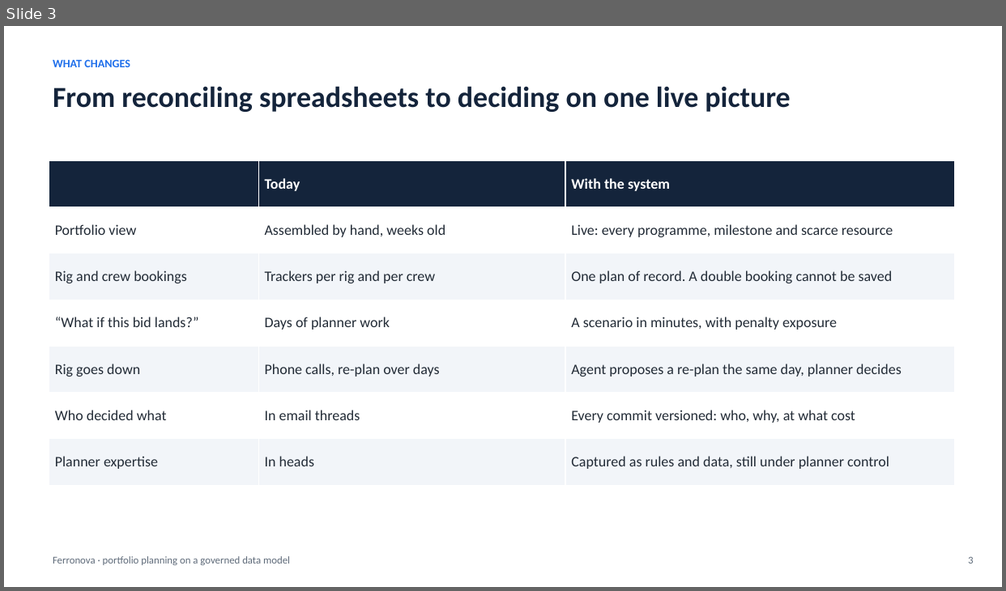
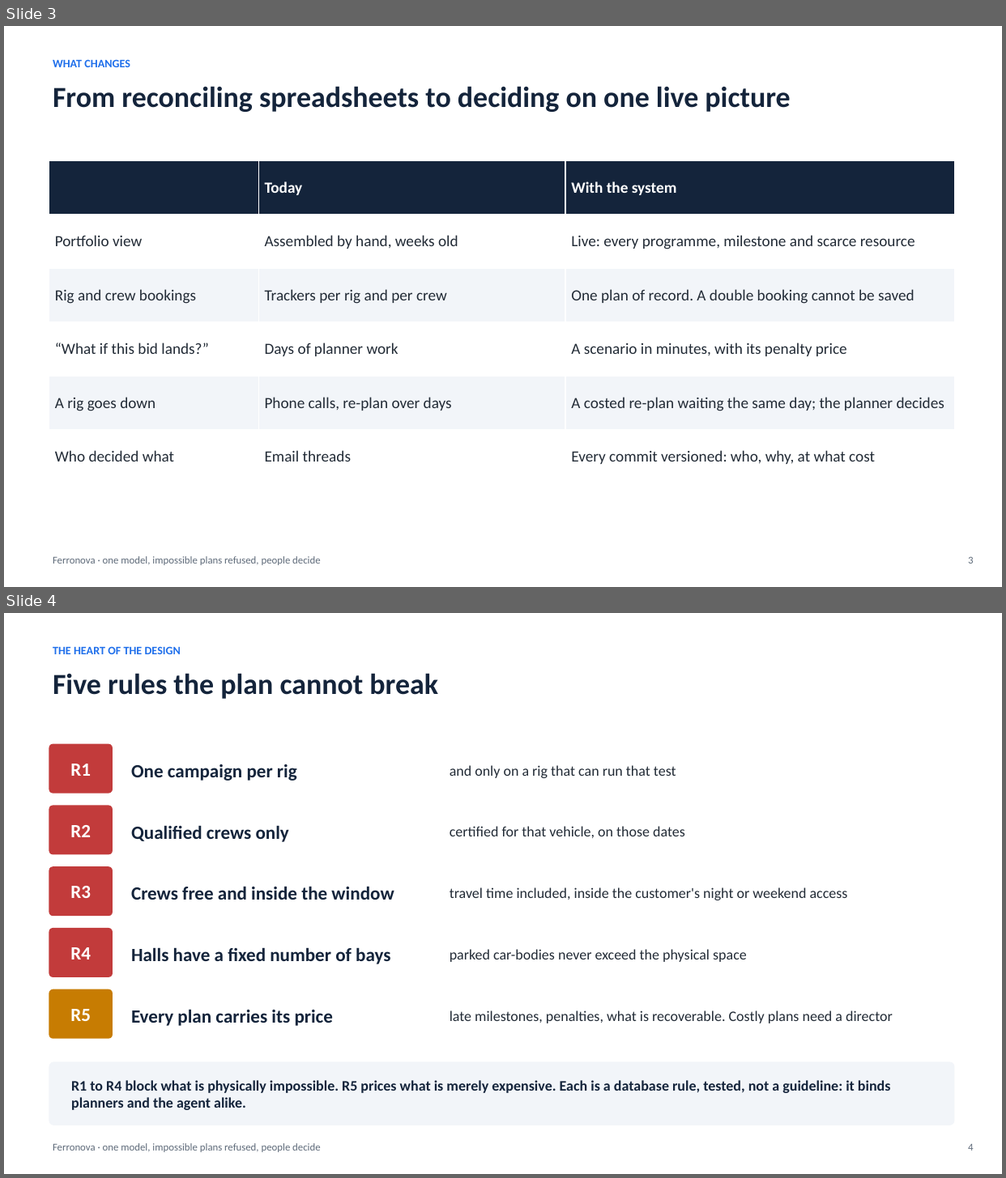
Before and after one commit to rpad300/ULTRA_IA_ASSISTANT, a slide deck: docs/ferronova-takehome/ferronova-pitch.pptx. Shown one above the other, each under a label of ours: slide 3 before the commit, slides 3 and 4 after it. The pictures are 1006x591 and 1006x1178 pixels, drawn with LibreOffice and Linux fonts; fonts in the diff are those of the drawing. Boxes give left, top, right and bottom in pixels: in the first picture for what was removed or moved away, otherwise in the second. Text is boxed around its words. In the diff, an @@ line names an element or a change of style, - is before the commit and + after.

```diff
--- a/docs/ferronova-takehome/ferronova-pitch.pptx
+++ b/docs/ferronova-takehome/ferronova-pitch.pptx
@@ slide 4 added at (4, 613, 1002, 1174), background #FFFFFF @@
@@ text added at (53, 646, 181, 654), 11 pt, text #1F6FEB, bold @@
+THE HEART OF THE DESIGN
@@ text added at (53, 673, 438, 699), 28 pt, text #14243B, bold @@
+Five rules the plan cannot break
@@ rounded rectangle added at (49, 744, 113, 794), fill #C23B3B @@
@@ text added at (70, 764, 91, 776), 18 pt, text #FFFFFF, bold @@
+R1
@@ text added at (131, 764, 297, 781), 18 pt, text #14243B, bold @@
+One campaign per rig
@@ text added at (450, 765, 676, 778), 14 pt, text #222B36 @@
+and only on a rig that can run that test
@@ rounded rectangle added at (49, 806, 113, 855), fill #C23B3B @@
@@ text added at (70, 825, 91, 837), 18 pt, text #FFFFFF, bold @@
+R2
@@ text added at (131, 825, 289, 842), 18 pt, text #14243B, bold @@
+Qualified crews only
@@ text added at (450, 826, 685, 838), 14 pt, text #222B36 @@
+certified for that vehicle, on those dates
@@ rounded rectangle added at (49, 867, 113, 916), fill #C23B3B @@
@@ text added at (70, 886, 91, 898), 18 pt, text #FFFFFF, bold @@
+R3
@@ text added at (131, 886, 394, 900), 18 pt, text #14243B, bold @@
+Crews free and inside the window
@@ text added at (450, 888, 848, 901), 14 pt, text #222B36 @@
+travel time included, inside the customer's night or weekend access
@@ rounded rectangle added at (49, 928, 113, 977), fill #C23B3B @@
@@ text added at (70, 948, 91, 960), 18 pt, text #FFFFFF, bold @@
+R4
@@ text added at (131, 948, 390, 965), 18 pt, text #14243B, bold @@
+Halls have a fixed number of bays
@@ text added at (450, 949, 747, 962), 14 pt, text #222B36 @@
+parked car-bodies never exceed the physical space
@@ rounded rectangle added at (49, 990, 113, 1039), fill #C77C02 @@
@@ text added at (70, 1009, 91, 1021), 18 pt, text #FFFFFF, bold @@
+R5
@@ text added at (131, 1009, 333, 1026), 18 pt, text #14243B, bold @@
+Every plan carries its price
@@ text added at (450, 1011, 893, 1024), 14 pt, text #222B36 @@
+late milestones, penalties, what is recoverable. Costly plans need a director
@@ rounded rectangle added at (49, 1063, 955, 1126), fill #F2F5F9 @@
@@ text added at (71, 1080, 891, 1110), 14 pt, text #14243B, bold @@
+R1 to R4 block what is physically impossible. R5 prices what is merely expensive. Each is a database rule, tested, not a guideline: it binds planners and the agent alike.
@@ text added at (53, 1144, 321, 1152), 10 pt, text #5F6B7A @@
+Ferronova · one model, impossible plans refused, people decide
@@ text added at (968, 1144, 973, 1151), 10 pt, text #5F6B7A @@
+4
@@ slide 3 changed as well @@
@@ table at (49, 160, 955, 484) @@
-row 4: “What if this bid lands?” | Days of planner work | A scenario in minutes, with penalty exposure
-row 5: Rig goes down | Phone calls, re-plan over days | Agent proposes a re-plan the same day, planner decides
-row 6: Who decided what | In email threads | Every commit versioned: who, why, at what cost
-row 7: Planner expertise | In heads | Captured as rules and data, still under planner control
+row 4: “What if this bid lands?” | Days of planner work | A scenario in minutes, with its penalty price
+row 5: A rig goes down | Phone calls, re-plan over days | A costed re-plan waiting the same day; the planner decides
+row 6: Who decided what | Email threads | Every commit versioned: who, why, at what cost
@@ text at (53, 557, 321, 565): text changed @@
-Ferronova · portfolio planning on a governed data model
+Ferronova · one model, impossible plans refused, people decide
```
Also in this commit, not shown: 11 other slides changed, 3 other slides added, 2 slides removed, 14 other files.
